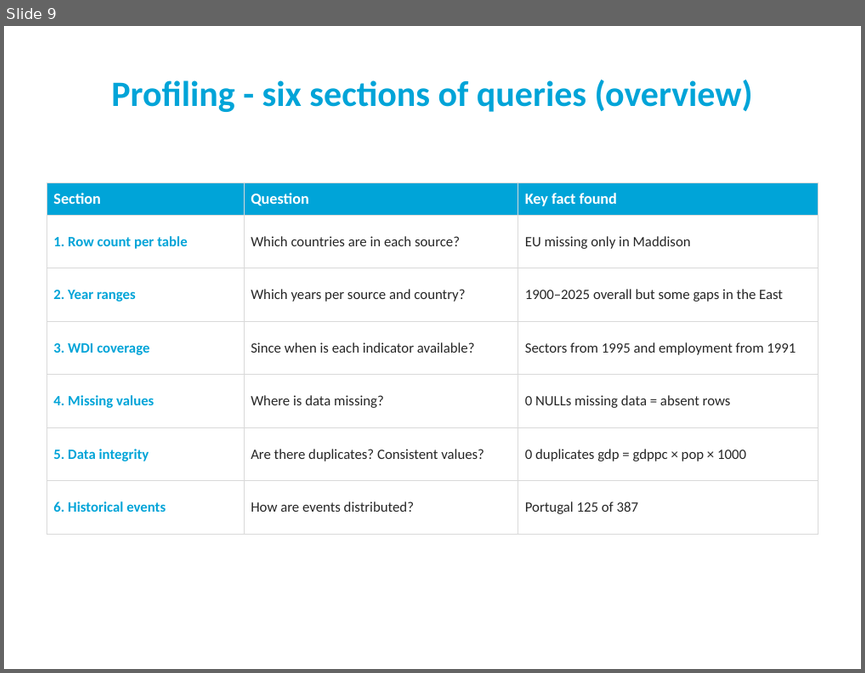
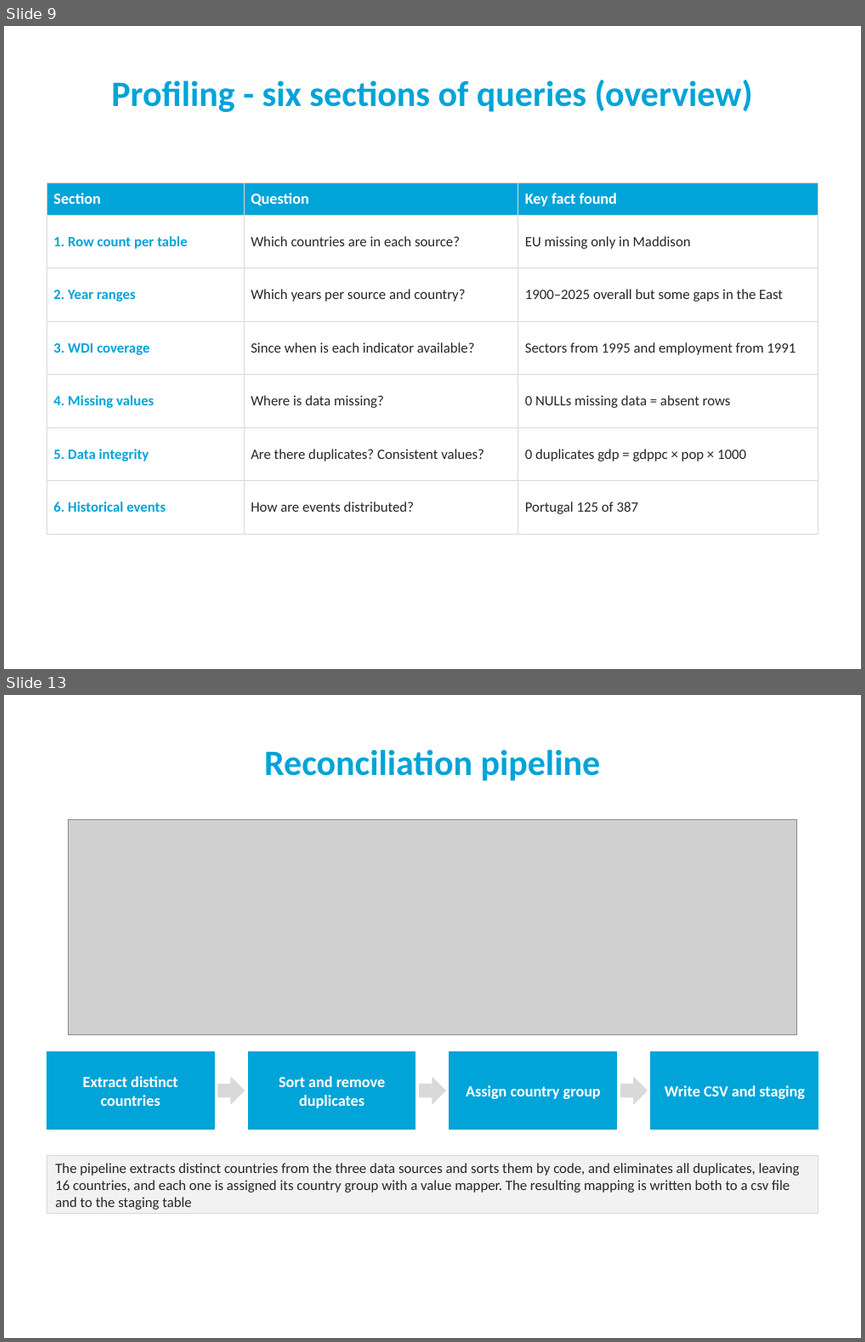
Before and after one commit to goncalo151515/AID, a slide deck: slides_20.pptx. Shown one above the other, each under a label of ours: slide 9 before the commit, slides 9 and 13 after it; the slides between them are not shown. The pictures are 865x673 and 865x1342 pixels, drawn with LibreOffice and Linux fonts; fonts in the diff are those of the drawing; grey boxes stand for pictures; background and template pictures are left out. Boxes give left, top, right and bottom in pixels: in the first picture for what was removed or moved away, otherwise in the second. Text is boxed around its words. In the diff, an @@ line names an element or a change of style, - is before the commit and + after.

```diff
--- a/slides_20.pptx
+++ b/slides_20.pptx
@@ slide 13 added at bbox=[4, 695, 861, 1338], background #FFFFFF @@
@@ title added at bbox=[264, 749, 601, 781], 30 pt, text #00A4D8, bold @@
+Reconciliation pipeline
@@ picture added at bbox=[69, 819, 796, 1034] @@
@@ rectangle added at bbox=[46, 1051, 214, 1129], fill #00A4D8, outline #00A4D8 1 pt @@
@@ rectangle added at bbox=[248, 1051, 415, 1129], fill #00A4D8, outline #00A4D8 1 pt @@
@@ rectangle added at bbox=[449, 1051, 617, 1129], fill #00A4D8, outline #00A4D8 1 pt @@
@@ rectangle added at bbox=[651, 1051, 818, 1129], fill #00A4D8, outline #00A4D8 1 pt @@
@@ text added at bbox=[83, 1076, 178, 1106], 13 pt, text #FFFFFF, bold @@
+Extract distinct countries
@@ text added at bbox=[279, 1076, 385, 1108], 13 pt, text #FFFFFF, bold @@
+Sort and remove duplicates
@@ right arrow added at bbox=[218, 1077, 244, 1103], fill #D9D9D9, outline #D9D9D9 1 pt @@
@@ right arrow added at bbox=[420, 1077, 445, 1103], fill #D9D9D9, outline #D9D9D9 1 pt @@
@@ text added at bbox=[466, 1085, 601, 1099], 13 pt, text #FFFFFF, bold @@
+Assign country group
@@ right arrow added at bbox=[621, 1077, 647, 1103], fill #D9D9D9, outline #D9D9D9 1 pt @@
@@ text added at bbox=[664, 1085, 805, 1099], 13 pt, text #FFFFFF, bold @@
+Write CSV and staging
@@ rectangle added at bbox=[46, 1155, 818, 1213], fill #F2F2F2, outline #D9D9D9 0.75 pt @@
@@ text added at bbox=[55, 1163, 800, 1209], 12 pt, text #262626 @@
+The pipeline extracts distinct countries from the three data sources and sorts them by code, and eliminates all duplicates, leaving 16 countries, and each one is assigned its country group with a value mapper. The resulting mapping is written both to a csv file and to the staging table
```
Also in this commit, not shown: 6 slides changed, 9 other slides added, 11 other files.
